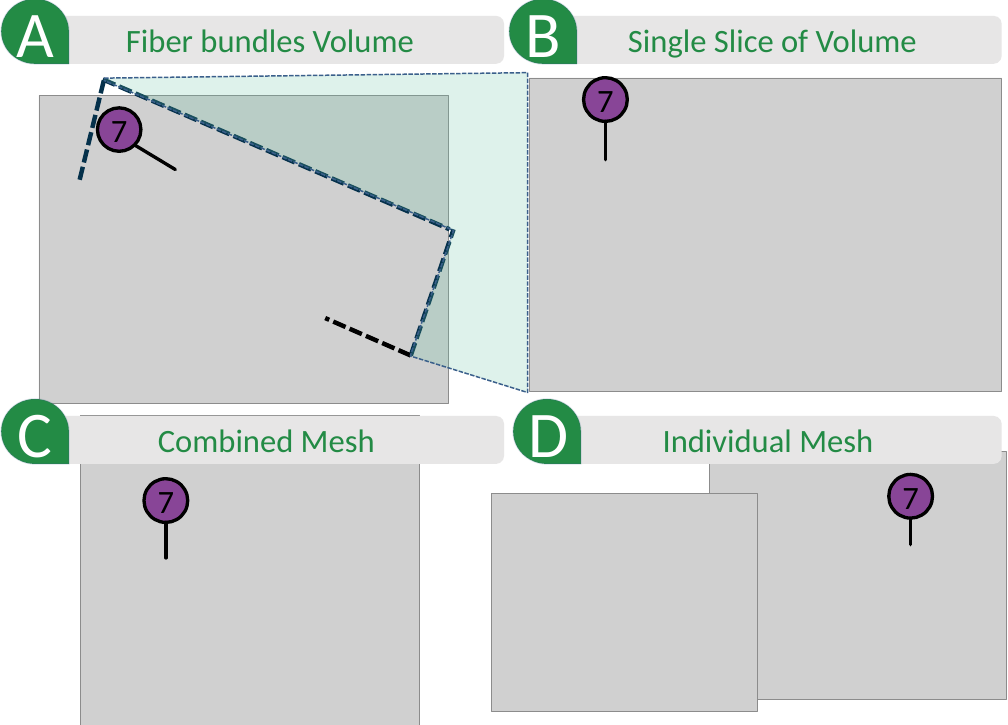
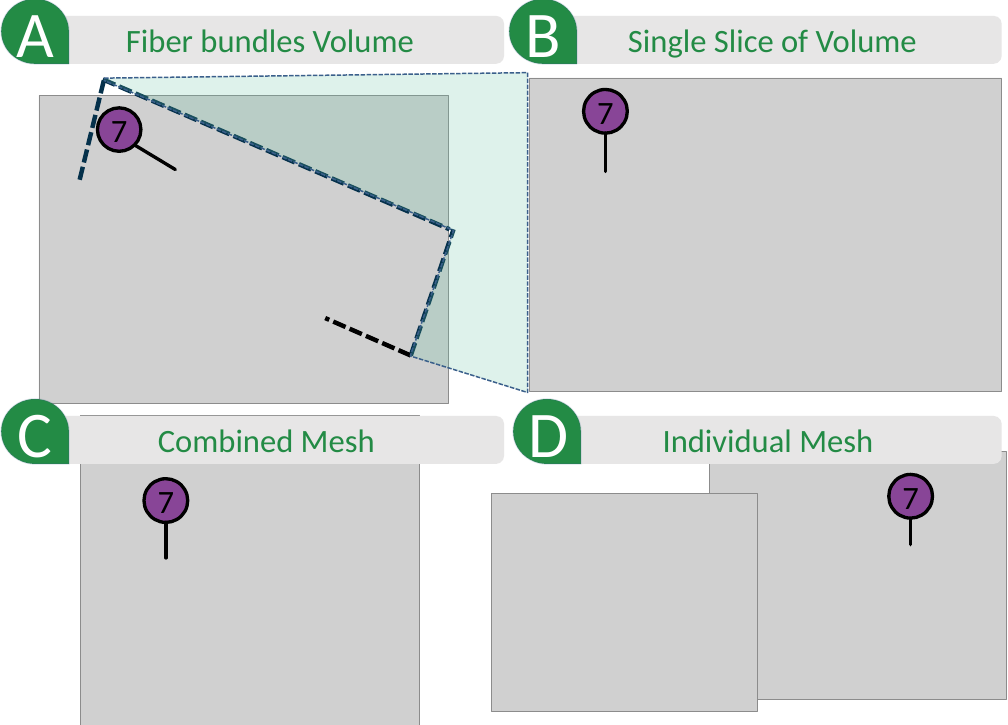
Before and after one commit to bhattaca/MetaTracts_pvis, a slide deck: slide 1 of figure8.pptx. Drawn at 1008x725 pixels with LibreOffice and Linux fonts; fonts in the diff are those of the drawing; grey boxes stand for pictures. Boxes give left, top, right and bottom in pixels: in the first picture for what was removed or moved away, otherwise in the second. Text is boxed around its words. In the diff, an @@ line names an element or a change of style, - is before the commit and + after.

```diff
--- a/figure8.pptx
+++ b/figure8.pptx
@@ ellipse "7": place and size @@
-ellipse "7" at [583,78,627,122]
+ellipse "7" at [583,90,627,133]
@@ line moved from (605, 160) - (605, 122) to (605, 172) - (605, 133) @@
```
Also in this commit, not shown: 1 other file.
